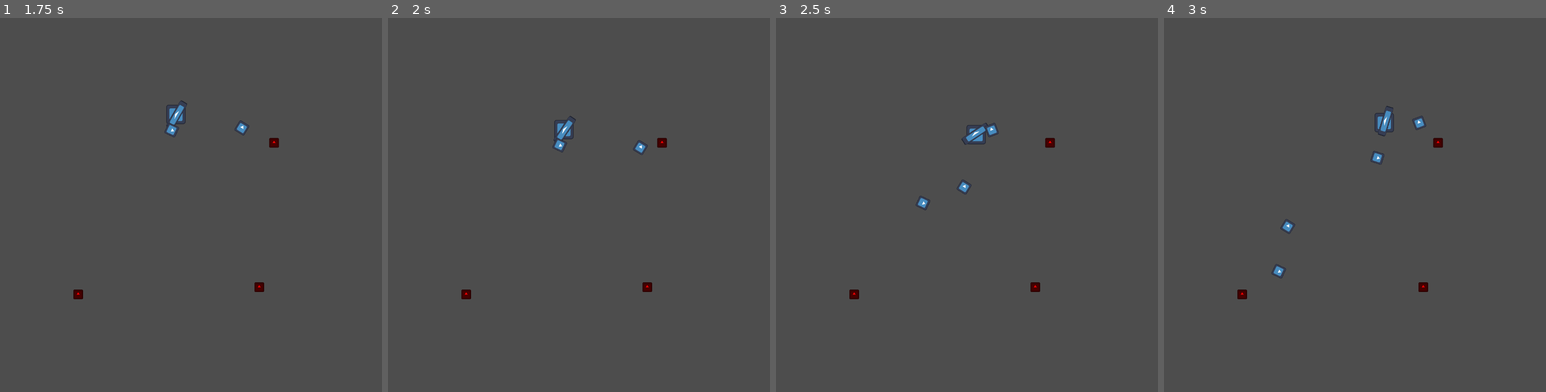
Above: before the commit, frames 1-4 (left to right).
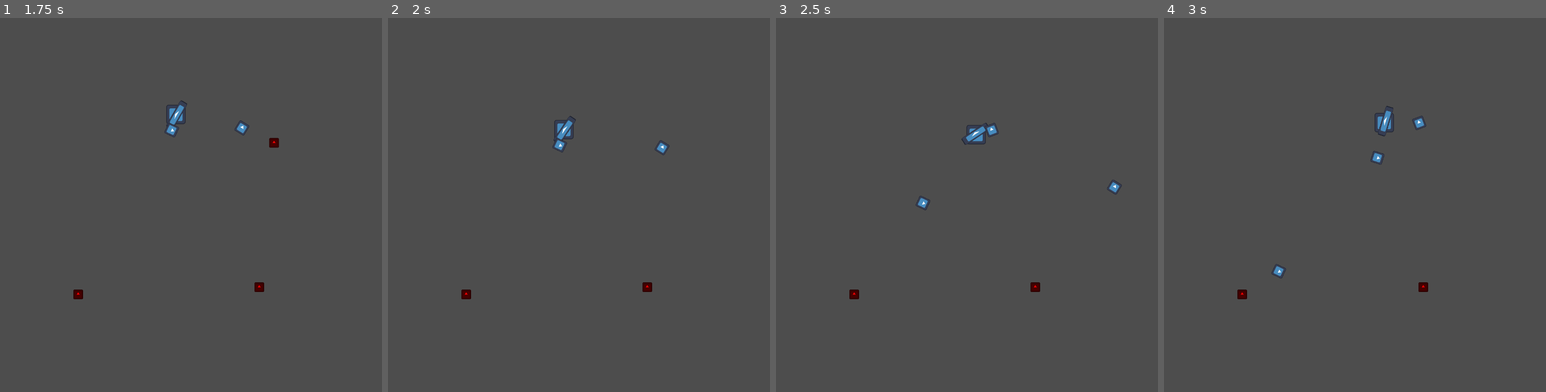
Above: after the commit, the same moments.

Repository: KoB-Kirito/uol-gamejam-10
Game: Godot game, scene res://Main.tscn
Two runs of this game, one before a commit and one after it. Both use one fixed random seed, a clock stepped at 60 frames per second and the inputs below. The engine's default icon, where the game draws it, is replaced by a stand-in: a white triangle on a blue panel in a dark square.
Inputs (mouse positions are in pixels of both pictures, inside the frame that each line leads up to):
- Up to frame 1 (1.75 s): tap Enter at 0.5 s; move the mouse to (278, 178) at 0.52 s; hold D (right) 0.53-1.28 s; click (278, 178) at 0.6 s; move the mouse to (114, 216) at 1.27 s; hold S (down) from 1.28 s (still down); click (114, 216) at 1.35 s
- Up to frame 2 (2 s): keep holding S (down)
- Up to frame 3 (2.5 s): move the mouse to (1009, 115) at 2.02 s; release S (down) at 2.03 s; hold D (right) from 2.03 s (still down); click (1009, 115) at 2.1 s
- Up to frame 4 (3 s): move the mouse to (1339, 276) at 2.77 s; release D (right) at 2.78 s; hold W (up) from 2.78 s (still down); click (1339, 276) at 2.85 s

Frame 1 is identical in both runs. In frame 2, 0.2% of the frame differs, in the area x 64-74%, y 32-37%; in frame 3, 0.2%, in the area x 47-91%, y 32-48%; in frame 4, 0.1%.

Commit message:
Fix enemy bullet collision

Diff:
--- a/enemies/_base_enemy.tscn
+++ b/enemies/_base_enemy.tscn
@@ -10,6 +10,8 @@
 size = Vector2(32, 32)
 
 [node name="EnemyBase" type="CharacterBody2D"]
+collision_layer = 2
+collision_mask = 2
 script = ExtResource("1_cobw7")
 
 [node name="Sprite2D" type="Sprite2D" parent="."]
@@ -29,3 +31,4 @@
 debug_color = Color(0.83421, 0.383626, 0.179764, 0.42)
 
 [connection signal="area_entered" from="Hurtbox" to="." method="_on_hurtbox_area_entered"]
+[connection signal="body_entered" from="Hurtbox" to="." method="_on_hurtbox_body_entered"]
--- a/enemies/enemy.gd
+++ b/enemies/enemy.gd
@@ -4,8 +4,9 @@
 
 
 
-func _on_hurtbox_area_entered(area: Area2D) -> void:
-	#TODO: check body
+func _on_hurtbox_body_entered(body: Node2D) -> void:
+	if body is not Bullet:
+		return
 
 	die()
 
